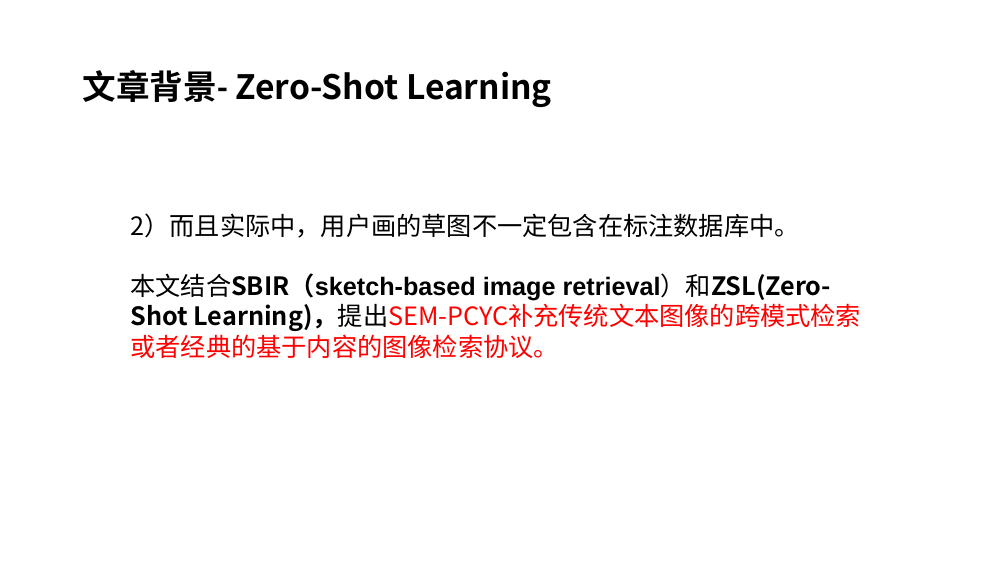
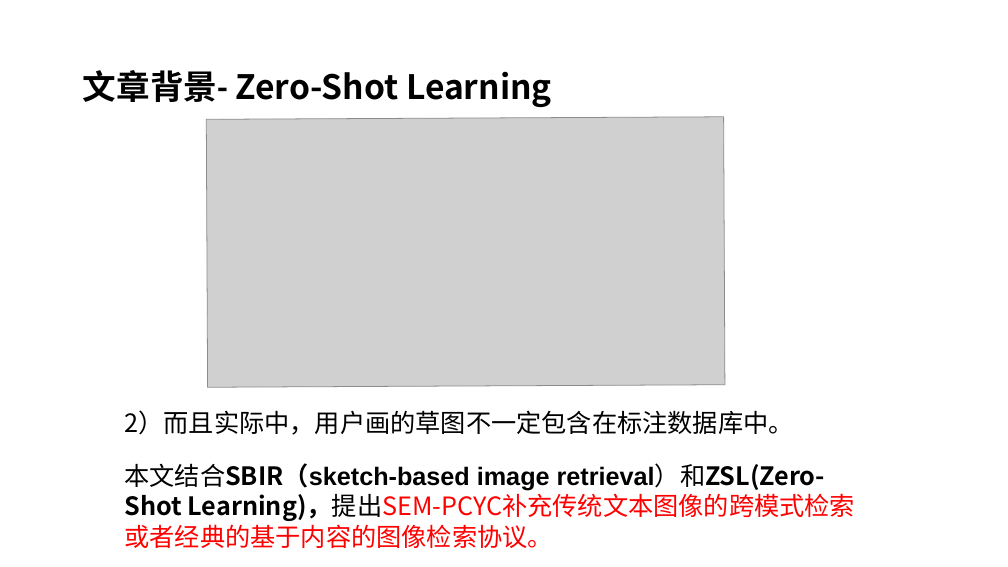
Before and after one commit to boycebai/paper, a slide deck: slide 3 of 0322/基于草图的图像检索.pptx. Drawn at 1008x567 pixels with LibreOffice and Linux fonts; fonts in the diff are those of the drawing; grey boxes stand for pictures. Boxes give left, top, right and bottom in pixels: in the first picture for what was removed or moved away, otherwise in the second. Text is boxed around its words. In the diff, an @@ line names an element or a change of style, - is before the commit and + after.

```diff
--- a/0322/基于草图的图像检索.pptx
+++ b/0322/基于草图的图像检索.pptx
@@ picture added at (x1=206, y1=117, x2=725, y2=387) @@
@@ text "2）而且实际中，用户画的草图不一定包含在标注数据库中。" rewrapped from (x1=130, y1=213, x2=861, y2=358) to (x1=124, y1=410, x2=855, y2=548) @@
```
Also in this commit, not shown: 1 other slide changed, 2 slides added, 2 other files.
